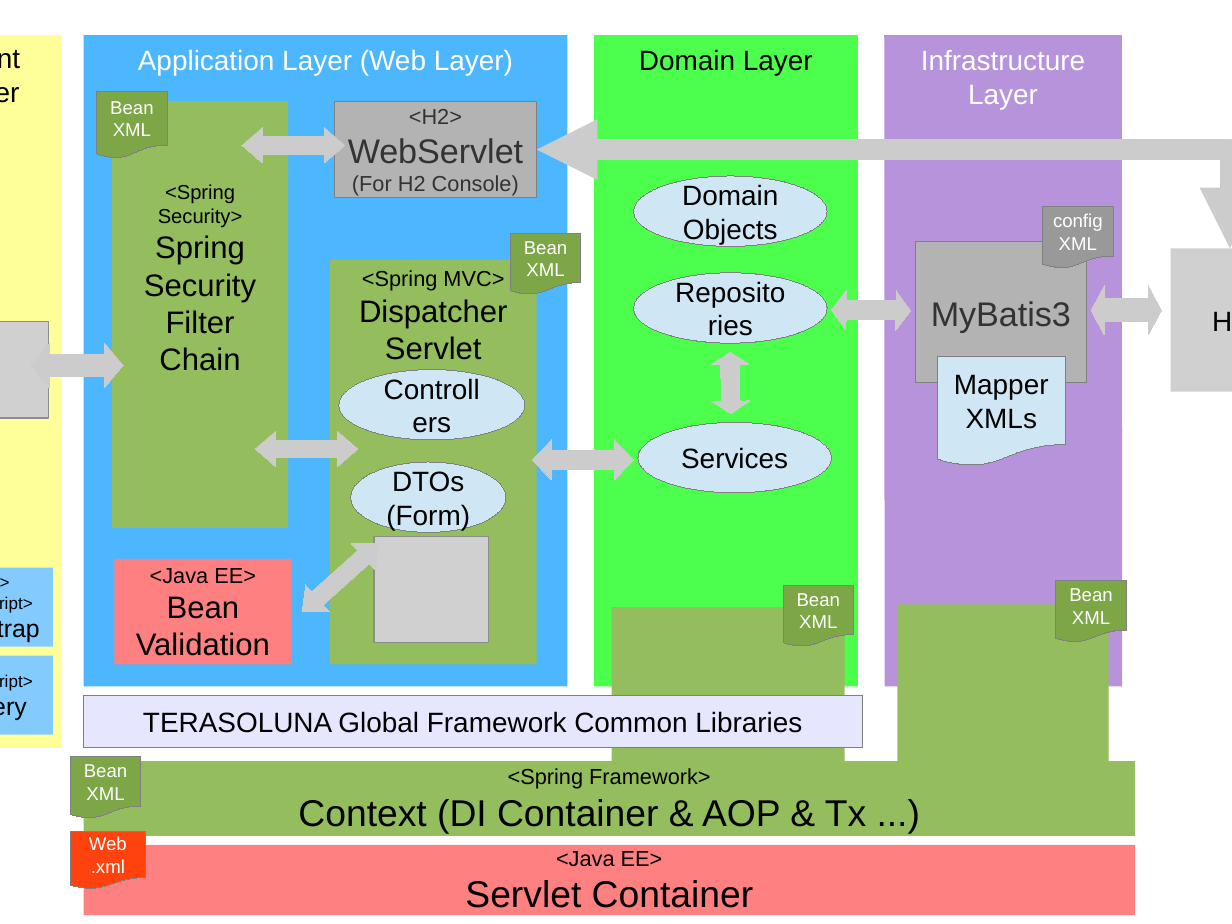
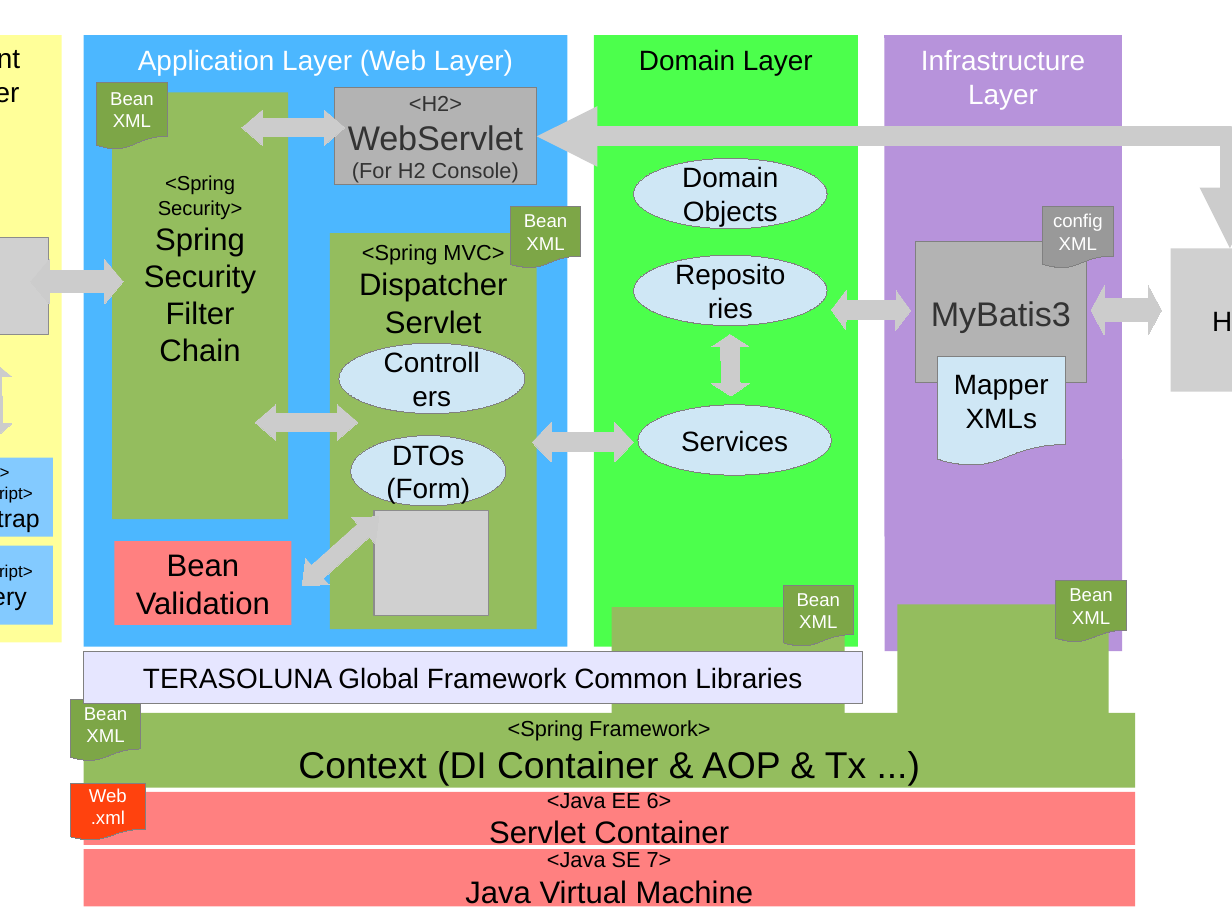
Before and after one commit to kazuki43zoo/demo-application, a slide deck: slide 1 of images/material.odp. Drawn at 1232x924 pixels with LibreOffice and Linux fonts; fonts in the diff are those of the drawing; grey boxes stand for pictures; background and template pictures are left out. Boxes give left, top, right and bottom in pixels: in the first picture for what was removed or moved away, otherwise in the second. Text is boxed around its words. In the diff, an @@ line names an element or a change of style, - is before the commit and + after.

```diff
--- a/images/material.odp
+++ b/images/material.odp
@@ rectangle "Client Layer" resized from (x1=0, y1=35, x2=61, y2=748) to (x1=0, y1=35, x2=61, y2=642) @@
@@ rectangle "Application Layer (Web Layer)" resized from (x1=84, y1=35, x2=568, y2=686) to (x1=84, y1=35, x2=568, y2=646) @@
@@ rectangle "Domain Layer" resized from (x1=594, y1=35, x2=857, y2=686) to (x1=594, y1=35, x2=857, y2=646) @@
@@ rectangle "Infrastructure" resized from (x1=884, y1=36, x2=1122, y2=688) to (x1=884, y1=36, x2=1122, y2=652) @@
@@ flow chart document "Bean" moved from (x1=97, y1=92, x2=168, y2=159) to (x1=97, y1=83, x2=168, y2=150) @@
@@ rectangle "<Spring Security>" moved from (x1=112, y1=102, x2=287, y2=529) to (x1=112, y1=93, x2=287, y2=520) @@
@@ elbow double arrow moved from (537, 150) - (1231, 248) to (537, 136) - (1231, 248) @@
@@ picture moved from (x1=0, y1=321, x2=48, y2=418) to (x1=0, y1=238, x2=48, y2=335) @@
@@ rectangle "<Spring MVC>" resized from (x1=330, y1=259, x2=537, y2=664) to (x1=330, y1=234, x2=537, y2=629) @@
@@ left right arrow moved from (x1=31, y1=343, x2=124, y2=387) to (x1=31, y1=259, x2=124, y2=303) @@
@@ 2 ellipses, 1 left right arrow moved together from (x1=634, y1=273, x2=832, y2=493) to (x1=634, y1=255, x2=832, y2=475) @@
@@ left right arrow added at (x1=0, y1=360, x2=12, y2=440), fill #CCCCCC, outline #CCCCCC 0 pt @@
@@ 2 ellipses, 2 left right arrows, 1 picture, 1 flow chart document moved together from (x1=255, y1=234, x2=581, y2=642) to (x1=255, y1=207, x2=581, y2=616) @@
@@ 2 left right arrows, 1 rectangle, 1 ellipse moved together from (x1=243, y1=102, x2=827, y2=480) to (x1=243, y1=88, x2=827, y2=462) @@
@@ rectangle "<css>" moved from (x1=0, y1=568, x2=53, y2=647) to (x1=0, y1=457, x2=53, y2=537) @@
@@ rectangle "<javascript>" moved from (x1=0, y1=656, x2=53, y2=736) to (x1=0, y1=546, x2=53, y2=625) @@
@@ rectangle "Bean" resized from (x1=114, y1=559, x2=291, y2=664) to (x1=114, y1=541, x2=291, y2=625) @@
@@ text in rectangle at (x1=150, y1=568, x2=256, y2=584): paragraph removed @@
-<Java EE>
@@ rectangle resized from (x1=612, y1=607, x2=845, y2=768) to (x1=612, y1=607, x2=845, y2=717) @@
@@ rectangle resized from (x1=898, y1=605, x2=1109, y2=766) to (x1=898, y1=605, x2=1109, y2=718) @@
@@ rectangle "TERASOLUNA Global Framework Common Libraries" moved from (x1=84, y1=695, x2=863, y2=748) to (x1=84, y1=652, x2=863, y2=704) @@
@@ flow chart document "Bean" moved from (x1=70, y1=757, x2=141, y2=818) to (x1=70, y1=700, x2=141, y2=761) @@
@@ rectangle "<Spring Framework>" moved from (x1=84, y1=761, x2=1136, y2=836) to (x1=84, y1=713, x2=1136, y2=788) @@
@@ flow chart document "Web" moved from (x1=70, y1=832, x2=145, y2=889) to (x1=70, y1=784, x2=145, y2=841) @@
@@ rectangle "<Java EE 6>" resized from (x1=84, y1=845, x2=1136, y2=916) to (x1=84, y1=793, x2=1136, y2=845) @@
@@ text in rectangle at (x1=547, y1=791, x2=672, y2=809): text changed @@
-<Java EE>
+<Java EE 6>
@@ text in rectangle at (x1=489, y1=820, x2=729, y2=849): size 24 to 20 pt in "Servlet Container" @@
@@ rectangle added at (x1=84, y1=850, x2=1136, y2=907), fill #FF8080, 20 pt, text #000000 @@
+<Java SE 7>
+Java Virtual Machine
```
Also in this commit, not shown: 1 other file.
